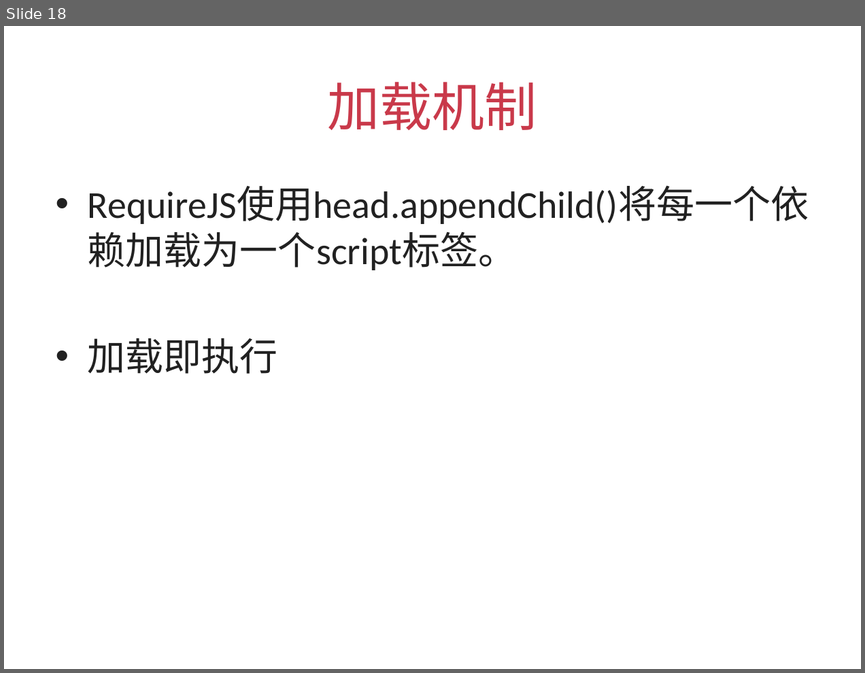
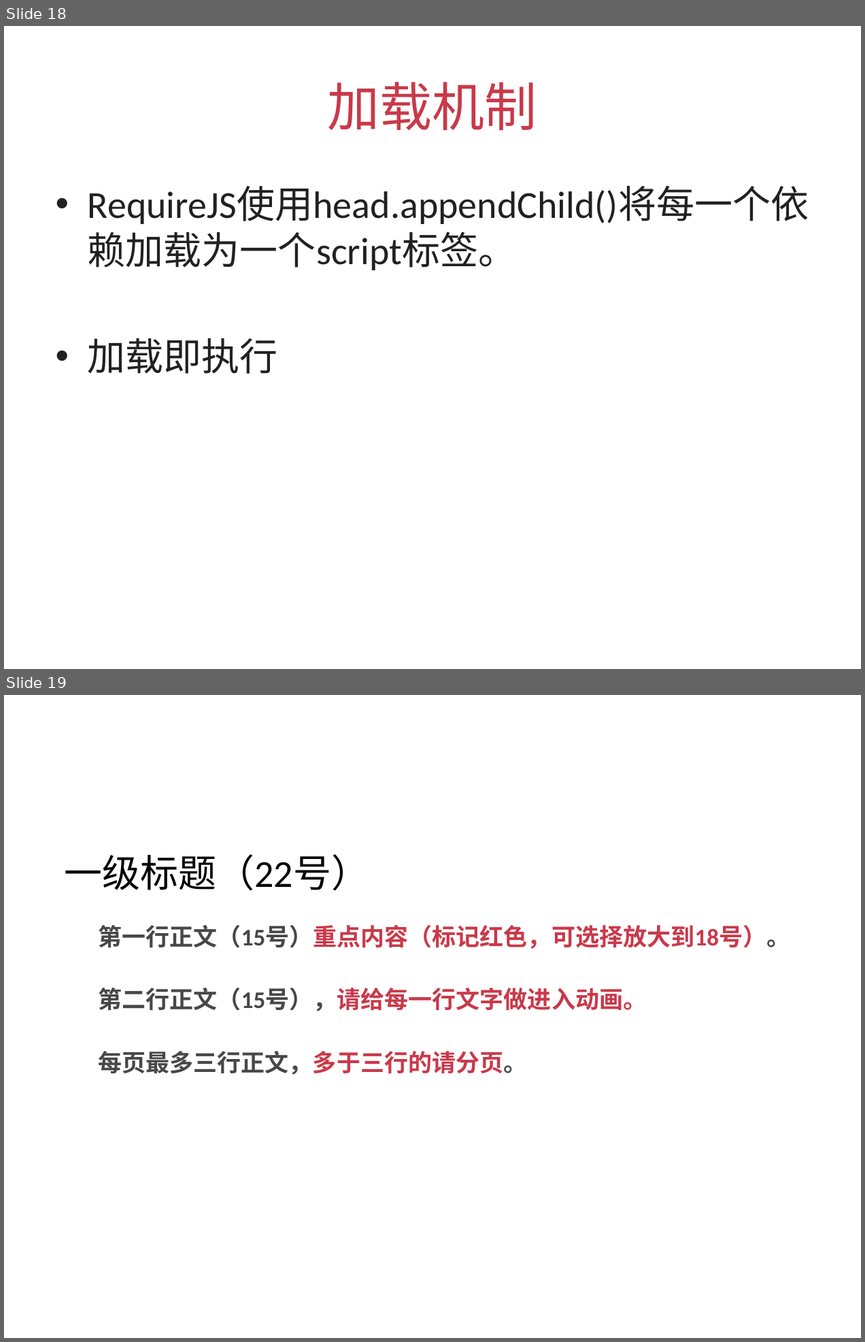
Before and after one commit to silvajs/lecturer, a slide deck: requirejs/doc/requirejs.pptx. Shown one above the other, each under a label of ours: slide 18 before the commit, slides 18 and 19 after it. The pictures are 865x673 and 865x1342 pixels, drawn with LibreOffice and Linux fonts; fonts in the diff are those of the drawing. Boxes give left, top, right and bottom in pixels: in the first picture for what was removed or moved away, otherwise in the second. Text is boxed around its words. In the diff, an @@ line names an element or a change of style, - is before the commit and + after.

```diff
--- a/requirejs/doc/requirejs.pptx
+++ b/requirejs/doc/requirejs.pptx
@@ slide 19 added at <box>4,695,861,1338</box>, background #FFFFFF @@
@@ text added at <box>64,854,369,890</box>, 32 pt, text #000000 @@
+一级标题（22号）
@@ text added at <box>98,925,790,949</box>, 20 pt, text #C9394A, bold @@
+  第一行正文（15号）重点内容（标记红色，可选择放大到18号）。
@@ text added at <box>98,987,647,1011</box>, 20 pt, text #C9394A, bold @@
+  第二行正文（15号），请给每一行文字做进入动画。
@@ text added at <box>98,1051,527,1074</box>, 20 pt, text #474747, bold @@
+  每页最多三行正文，多于三行的请分页。
```
Also in this commit, not shown: 3 other files.
